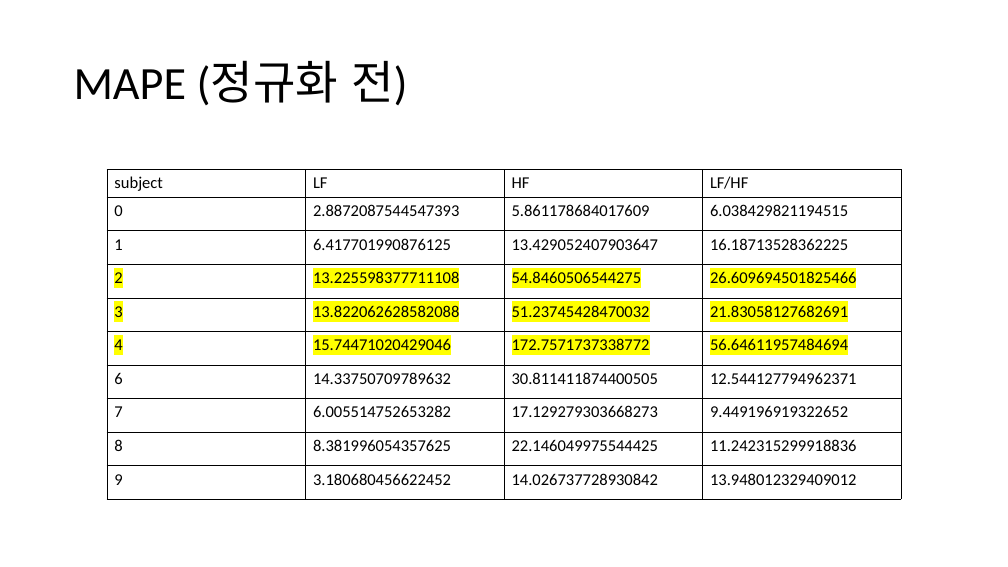
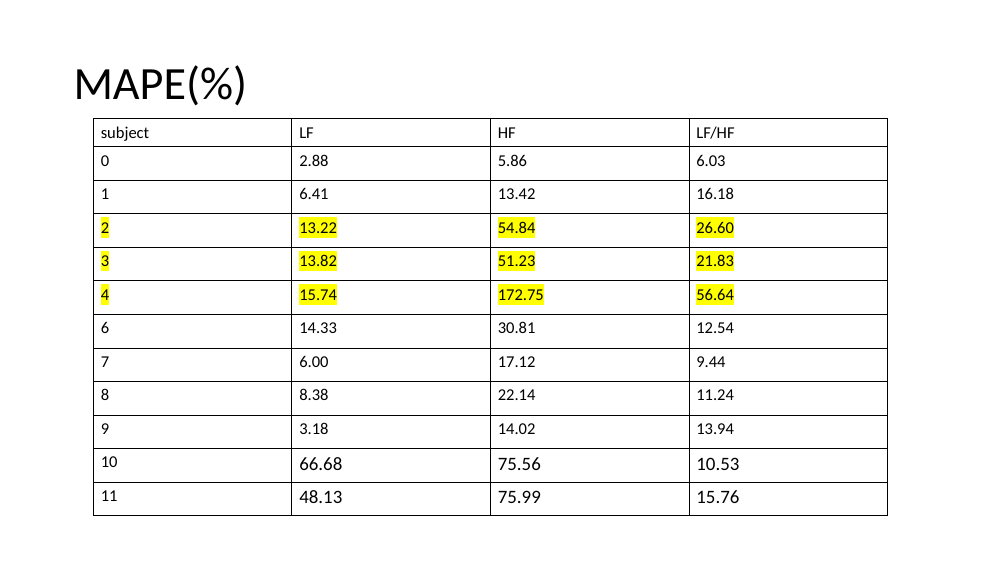
Before and after one commit to sugyeong-yu/RPPG-HRV_analysis, a slide deck: slide 7 of 결과분석.pptx. Drawn at 1008x567 pixels with LibreOffice and Linux fonts; fonts in the diff are those of the drawing. Boxes give left, top, right and bottom in pixels: in the first picture for what was removed or moved away, otherwise in the second. Text is boxed around its words. In the diff, an @@ line names an element or a change of style, - is before the commit and + after.

```diff
--- a/결과분석.pptx
+++ b/결과분석.pptx
@@ title at [74,65,247,106]: text changed @@
-MAPE (정규화 전)
+MAPE(%)
@@ table at [93,119,888,515] @@
-row 2: 0 | 2.8872087544547393 | 5.861178684017609 | 6.038429821194515
-row 3: 1 | 6.417701990876125 | 13.429052407903647 | 16.18713528362225
-row 4: 2 | 13.225598377711108 | 54.8460506544275 | 26.609694501825466
-row 5: 3 | 13.822062628582088 | 51.23745428470032 | 21.83058127682691
-row 6: 4 | 15.74471020429046 | 172.7571737338772 | 56.64611957484694
-row 7: 6 | 14.33750709789632 | 30.811411874400505 | 12.544127794962371
-row 8: 7 | 6.005514752653282 | 17.129279303668273 | 9.449196919322652
-row 9: 8 | 8.381996054357625 | 22.146049975544425 | 11.242315299918836
-row 10: 9 | 3.180680456622452 | 14.026737728930842 | 13.948012329409012
+row 2: 0 | 2.88 | 5.86 | 6.03
+row 3: 1 | 6.41 | 13.42 | 16.18
+row 4: 2 | 13.22 | 54.84 | 26.60
+row 5: 3 | 13.82 | 51.23 | 21.83
+row 6: 4 | 15.74 | 172.75 | 56.64
+row 7: 6 | 14.33 | 30.81 | 12.54
+row 8: 7 | 6.00 | 17.12 | 9.44
+row 9: 8 | 8.38 | 22.14 | 11.24
+row 10: 9 | 3.18 | 14.02 | 13.94
+row 11: 10 | 66.68 | 75.56 | 10.53
+row 12: 11 | 48.13 | 75.99 | 15.76
@@ table: place and size @@
-table at [107,169,901,499]
+table at [93,119,888,515]
```
Also in this commit, not shown: 3 other slides changed, 1 slide added, 2 other files.
